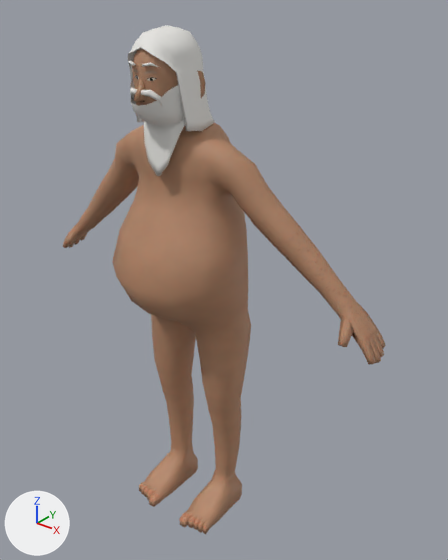
What one commit did to the Blender file assets/models/human_elder_male/human_elder_male_fat.blend.
Camera for both pictures: a camera (50 mm lens) standing at (1.212, -1.382, 1.772) and looking at (0.078, 0.035, 0.893). Arrows for +X, +Y and +Z are at lower left; the lights stay in place. The picture after the commit comes second.

Before the edit, the objects in view are built like this:
```python
me_body = bpy.data.meshes.new('Body')
me_body.from_pydata(...)  # 1139 vertices, 1146 faces; spans x -0.66..0.66, y -0.28..0.14, z -0.02..1.65
me_body.polygons.foreach_set('use_smooth', [True] * 1146)
me_body.materials.append(mat_skin)
me_hair_long_white_beard = bpy.data.meshes.new('Hair_long_white_beard')
me_hair_long_white_beard.from_pydata(...)  # 859 vertices, 826 faces; spans x -0.101..0.102, y -0.226..0.04, z 1.269..1.662
me_hair_long_white_beard.polygons.foreach_set('use_smooth', [True] * 826)
me_hair_long_white_beard.materials.append(mat_hairwhite)  # white #e7e6e2
ob_body = bpy.data.objects.new('Body', me_body)
ob_body.location = (0.0, 0.0, 0.0)
ob_hair_long_white_beard = bpy.data.objects.new('Hair_long_white_beard', me_hair_long_white_beard)
ob_hair_long_white_beard.location = (0.0, 0.0, 0.0)
```
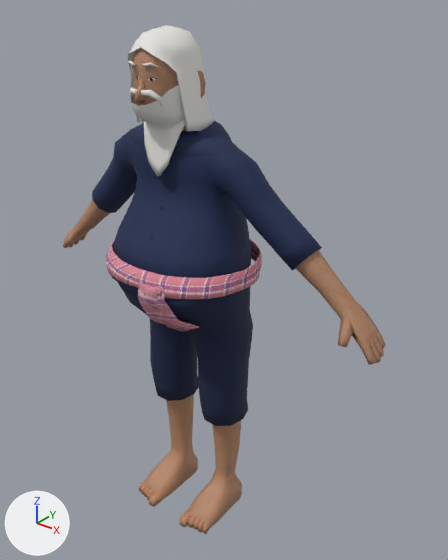
The change, as a list of edits to the scene's bpy script:
```text
Add img_plaid_pink_roughness_png:
    img_plaid_pink_roughness_png = load_image('plaid_pink_Roughness.png', '../clothes_tex/plaid_pink_Roughness.png', 512, 512, 'Non-Color')
Add img_plaid_pink_color_png:
    img_plaid_pink_color_png = load_image('plaid_pink_Color.png', '../clothes_tex/plaid_pink_Color.png', 512, 512, 'sRGB')
Add img_plaid_pink_normal_png:
    img_plaid_pink_normal_png = load_image('plaid_pink_Normal.png', '../clothes_tex/plaid_pink_Normal.png', 512, 512, 'Non-Color')
Add img_human_elder_male_mohom_normal_png:
    img_human_elder_male_mohom_normal_png = load_image('human_elder_male_mohom_Normal.png', 'human_elder_male_mohom_Normal.png', 1024, 1024, 'Non-Color')
Add img_human_elder_male_mohom_roughness_png:
    img_human_elder_male_mohom_roughness_png = load_image('human_elder_male_mohom_Roughness.png', 'human_elder_male_mohom_Roughness.png', 1024, 1024, 'Non-Color')
Add img_human_elder_male_mohom_color_png:
    img_human_elder_male_mohom_color_png = load_image('human_elder_male_mohom_Color.png', 'human_elder_male_mohom_Color.png', 1024, 1024, 'sRGB')
Add mat_cloth_plaid_pink:
    mat_cloth_plaid_pink = bpy.data.materials.new('Cloth_plaid_pink')
    # uses the picture img_plaid_pink_color_png
    # uses the picture img_plaid_pink_normal_png
    # uses the picture img_plaid_pink_roughness_png
Add mat_cloth_elder_male_mohom:
    mat_cloth_elder_male_mohom = bpy.data.materials.new('Cloth_elder_male_mohom')
    # uses the picture img_human_elder_male_mohom_color_png
    # uses the picture img_human_elder_male_mohom_normal_png
    # uses the picture img_human_elder_male_mohom_roughness_png
Add me_cloth_mohom_sash_tails:
    me_cloth_mohom_sash_tails.from_pydata(...)  # 96 vertices, 92 faces; spans x 0.015..0.142, y -0.29..-0.162, z 0.798..0.998
    me_cloth_mohom_sash_tails.polygons.foreach_set('use_smooth', [True] * 92)
    me_cloth_mohom_sash_tails.materials.append(mat_cloth_plaid_pink)
Add me_cloth_mohom_sash:
    me_cloth_mohom_sash.from_pydata(...)  # 328 vertices, 320 faces; spans x -0.253..0.255, y -0.282..0.132, z 0.963..1.019
    me_cloth_mohom_sash.polygons.foreach_set('use_smooth', [True] * 320)
    me_cloth_mohom_sash.materials.append(mat_cloth_plaid_pink)
Add me_cloth_mohom:
    me_cloth_mohom.from_pydata(...)  # 537 vertices, 496 faces; spans x -0.446..0.446, y -0.29..0.142, z 0.404..1.41
    me_cloth_mohom.polygons.foreach_set('use_smooth', [True] * 496)
    me_cloth_mohom.materials.append(mat_cloth_elder_male_mohom)
Add ob_cloth_mohom_sash_tails:
    ob_cloth_mohom_sash_tails = bpy.data.objects.new('Cloth_mohom_sash_tails', me_cloth_mohom_sash_tails)
    ob_cloth_mohom_sash_tails.location = (0.0, 0.0, 0.0)
Add ob_cloth_mohom_sash:
    ob_cloth_mohom_sash = bpy.data.objects.new('Cloth_mohom_sash', me_cloth_mohom_sash)
    ob_cloth_mohom_sash.location = (0.0, 0.0, 0.0)
Add ob_cloth_mohom:
    ob_cloth_mohom = bpy.data.objects.new('Cloth_mohom', me_cloth_mohom)
    ob_cloth_mohom.location = (0.0, 0.0, 0.0)
```

Location of each change, (x1, y1, x2, y2) in pixels of the pictures (448 x 560 px):
'Cloth_mohom', added (blue): after (92, 120, 322, 426)
'Cloth_mohom_sash', added: after (106, 239, 262, 299)
'Cloth_mohom_sash_tails', added: after (138, 282, 199, 332)
'Body', unchanged, covered by the edit: (63, 49, 386, 534) in both
